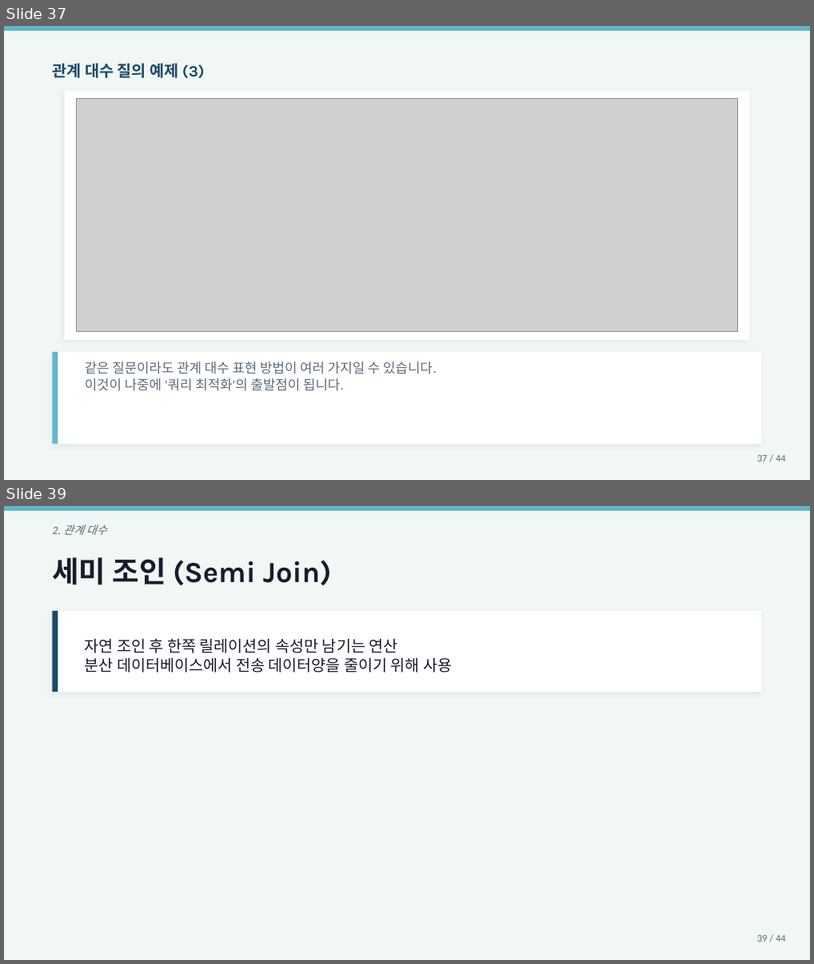
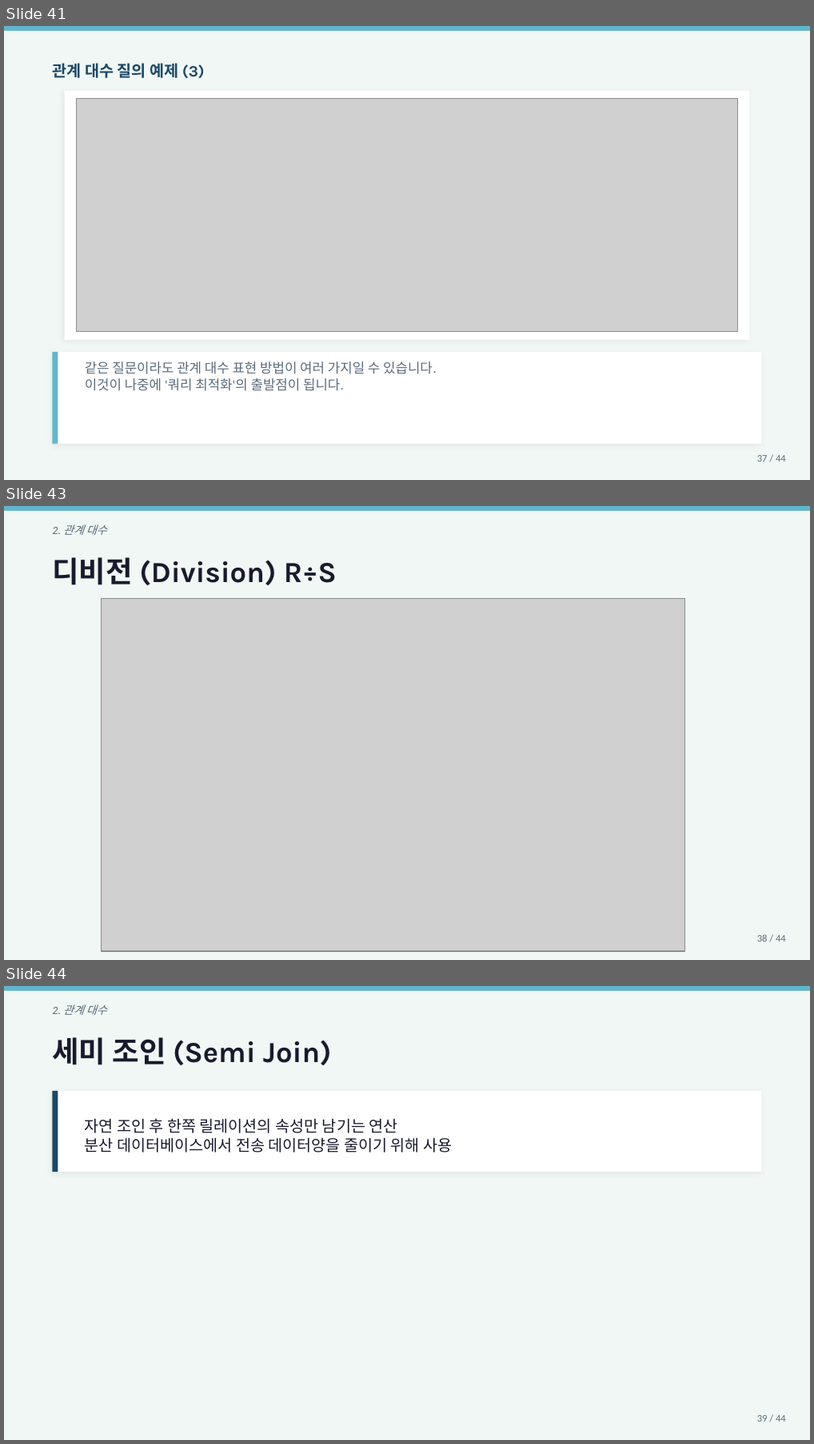
Before and after one commit to Sangdon-Park/Sangdon-Park.github.io, a slide deck: data/DB시스템/6장_관계_데이터_연산_박상돈.pptx. Shown one above the other, each under a label of ours: slides 37 and 39 before the commit, slides 41, 43 and 44 after it; the slides between them are not shown. The pictures are 814x964 and 814x1444 pixels, drawn with LibreOffice and Linux fonts; fonts in the diff are those of the drawing; grey boxes stand for pictures. Boxes give left, top, right and bottom in pixels: in the first picture for what was removed or moved away, otherwise in the second. Text is boxed around its words. In the diff, an @@ line names an element or a change of style, - is before the commit and + after.

```diff
--- a/data/DB시스템/6장_관계_데이터_연산_박상돈.pptx
+++ b/data/DB시스템/6장_관계_데이터_연산_박상돈.pptx
@@ slide 43 added at box(4, 506, 810, 960), background #F0F7F4 @@
@@ rectangle added at box(4, 506, 810, 511), fill #62B6CB @@
@@ text added at box(52, 524, 107, 535), 10 pt, text #5A6C7D, italic @@
+2. 관계 대수
@@ text added at box(52, 557, 337, 585), 26 pt, text #1A1A2E, bold @@
+디비전 (Division) R÷S
@@ picture added at box(102, 599, 686, 951) @@
@@ text added at box(758, 934, 786, 941), 9 pt, text #5A6C7D @@
+38 / 44
@@ what was slide 37 is now slide 41 @@
@@ what was slide 39 is now slide 44 @@
```
Also in this commit, not shown: 4 slides changed, 4 other slides added, 5 other files.
